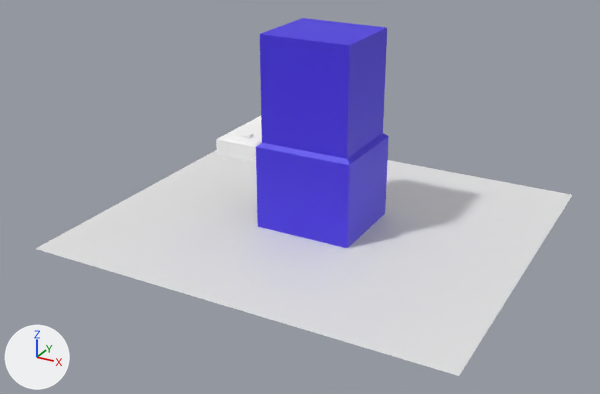
A saved change to the FBX model claw machine.fbx.
One viewpoint serves both versions: a 50 mm lens placed at (4.37, -8.42, 3.57), pointed at (-0.04, -0.4, -0.44). Every picture has the same lights, and +X, +Y and +Z are marked at lower left. Where no turn or scale is listed for an object, it has been applied to the vertices. Vertices at the same position are counted once.

Names of what the first picture shows: 'help base', 'machine', 'sol'.
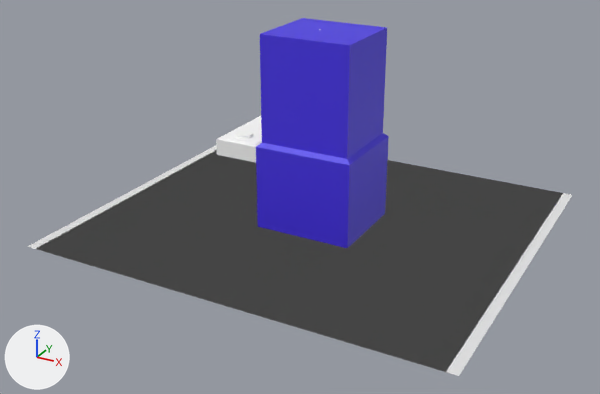
Location of each change, [x1, y1, x2, y2] in pixels of the pictures (600 x 394 px):
'sol', reshaped: before [36, 150, 572, 376]; after [27, 146, 572, 376]
part 1 of me_cube_001, added: after [27, 146, 217, 249]

Diff of the bpy script that builds the scene:
```diff
--- a/claw machine.fbx.py
+++ b/claw machine.fbx.py
@@ me_cube_001 @@
 me_cube_001.from_pydata(...)  # 4 vertices, 1 face; spans x -2.51..2.64, y -2.32..2.32, z -0.89
 # used by ob_sol; location = (0.0, 0.0, 0.0)
+# me_cube_001 part 1: the loose piece of 4 vertices spanning x -2.51..2.64, y -2.32..2.32, z -0.89 is copied, and the copy is moved by (-0.12, 0.0, 0.0); it spans x -2.64..2.51, y -2.32..2.32, z -0.89
 me_cube_001.materials.append(mat_sol)
```
